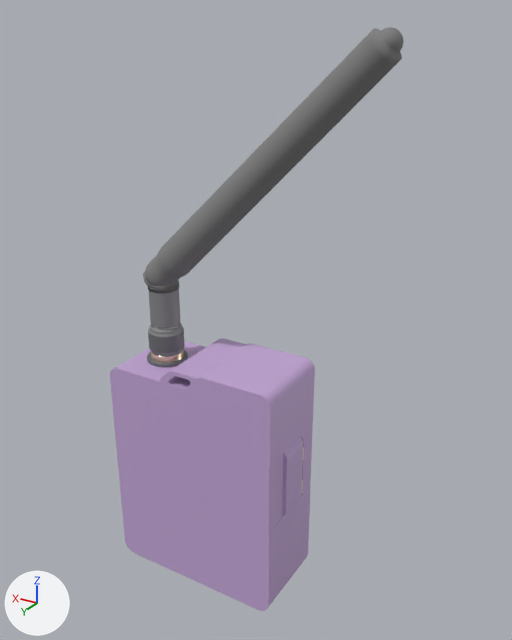
An edit to the glTF model public/models/devices/seeed_wio_tracker_l1_pro_1w.glb, drawn before and after from the same camera.
Camera for both pictures: a 50 mm lens placed at (-0.1083, 0.1541, 0.1665), pointed at (-0.0138, -0.0033, 0.0878). Lighting does not change. The marker at lower left points along +X, +Y and +Z. The older version comes first. Where no turn or scale is listed for an object, it has been applied to the vertices.

Objects in the first picture: 'AntennaBase_1', 'AntennaConnector_0', 'AntennaConnector_1', 'AntennaConnector_2', 'AntennaConnector_4', 'AntennaHinge_1', 'AntennaHinge_2', 'AntennaWhip_0', 'AntennaWhip_1', 'Body', 'Face_242426', 'Thin' and 1 more.
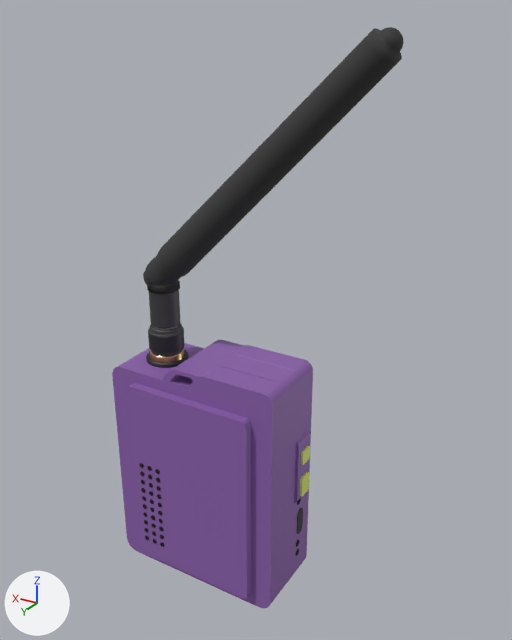
The newer file is also rescaled (x0.965) as a whole; pictures and numbers use the older file's frame.

Pixel boxes (x1, y1, x2, y2) of what changed, in the pictures (512 x 640 px):
'Body', recoloured (darker): (112, 340, 313, 608) in both
'BackPad', added (purple): after (127, 383, 251, 599)
'AntennaWhip_1', recoloured (grey to dark grey): (145, 27, 403, 285) in both
'Thin', recoloured (darker): (294, 437, 303, 503) in both
'AntennaConnector_4', recoloured (grey to dark grey): (149, 290, 180, 329) in both
'Appendage', now drawn (purple): after (218, 355, 293, 382)
'AntennaConnector_1', recoloured (dark grey to black): (148, 331, 185, 353) in both
'AntennaConnector_2', recoloured (grey to dark grey): (148, 323, 184, 337) in both
'AntennaBase_1', recoloured (dark grey to black): (147, 350, 188, 367) in both
'AntennaHinge_2', recoloured: (148, 281, 179, 293) in both
'SwitchCap', added: after (300, 472, 309, 496)
'USBC', added: after (297, 508, 303, 534)
'ButtonCap', added: after (301, 446, 310, 465)
'AntennaHinge_1', recoloured: (147, 280, 180, 292) in both
'AntennaConnector_0', recoloured: (150, 347, 184, 357) in both
'AntennaWhip_0', recoloured: (143, 271, 150, 287) in both
'Face_242426', recoloured: (301, 432, 311, 480) in both

The edits, one by one:
Material 'rubber' (mat_rubber) changes colour from grey #7e7e7e to dark grey #353535; in linear values from (0.208, 0.208, 0.208) to (0.0353, 0.0353, 0.0353).
Material 'c_242426' (mat_c_242426) changes colour from dark grey #69696c to black #222226; in linear values from (0.141, 0.141, 0.149) to (0.0157, 0.0157, 0.0196).
Material 'c_3b3b3d' (mat_c_3b3b3d) changes colour from grey #848486 to dark grey #3b3b3d; in linear values from (0.231, 0.231, 0.239) to (0.0431, 0.0431, 0.0471).
Material 'c_8b61ab' (mat_c_8b61ab) changes colour from purple #c3a6d6 to purple #8b60ab; in linear values from (0.545, 0.38, 0.671) to (0.259, 0.118, 0.408).
Material 'case' (mat_case) is new.
Its base color is (0.259, 0.118, 0.408) (purple #8b60ab).
Its roughness is 0.6.
Material 'port' (mat_port) is new.
Its base color is (0.0118, 0.0118, 0.0118) (black #1c1c1c).
Its roughness is 0.6.
Material 'cap' (mat_cap) is new.
Its base color is (0.737, 0.831, 0.161) (yellow #dfeb70).
Its roughness is 0.6.
Mesh me_backpad is new.
It has 72 vertices, 140 faces and spans x -0.0212..0.0202, y 0.0116..0.0145, z 0.0036..0.0658.
It uses material mat_case (purple #8b60ab).
Mesh me_usbc is new.
It has 68 vertices, 132 faces and spans x -0.02823..-0.02782, y -0.0077..-0.00438, z 0.01735..0.02657.
It uses material mat_port (black #1c1c1c).
Mesh me_buttoncap is new.
It has 72 vertices, 140 faces and spans x -0.02963..-0.02839, y -0.00833..-0.00377, z 0.04424..0.0488.
It uses material mat_cap (yellow #dfeb70).
Mesh me_switchcap is new.
It has 72 vertices, 140 faces and spans x -0.02963..-0.02839, y -0.00833..-0.00377, z 0.03294..0.03958.
It uses material mat_cap (yellow #dfeb70).
Object 'BackPad' (ob_backpad) is new; it shows me_backpad.
Its location is (0.0, 0.0, 0.0).
Object 'USBC' (ob_usbc) is new; it shows me_usbc.
Its location is (0.0, 0.0, 0.0).
Object 'ButtonCap' (ob_buttoncap) is new; it shows me_buttoncap.
Its location is (0.0, 0.0, 0.0).
Object 'SwitchCap' (ob_switchcap) is new; it shows me_switchcap.
Its location is (0.0, 0.0, 0.0).
